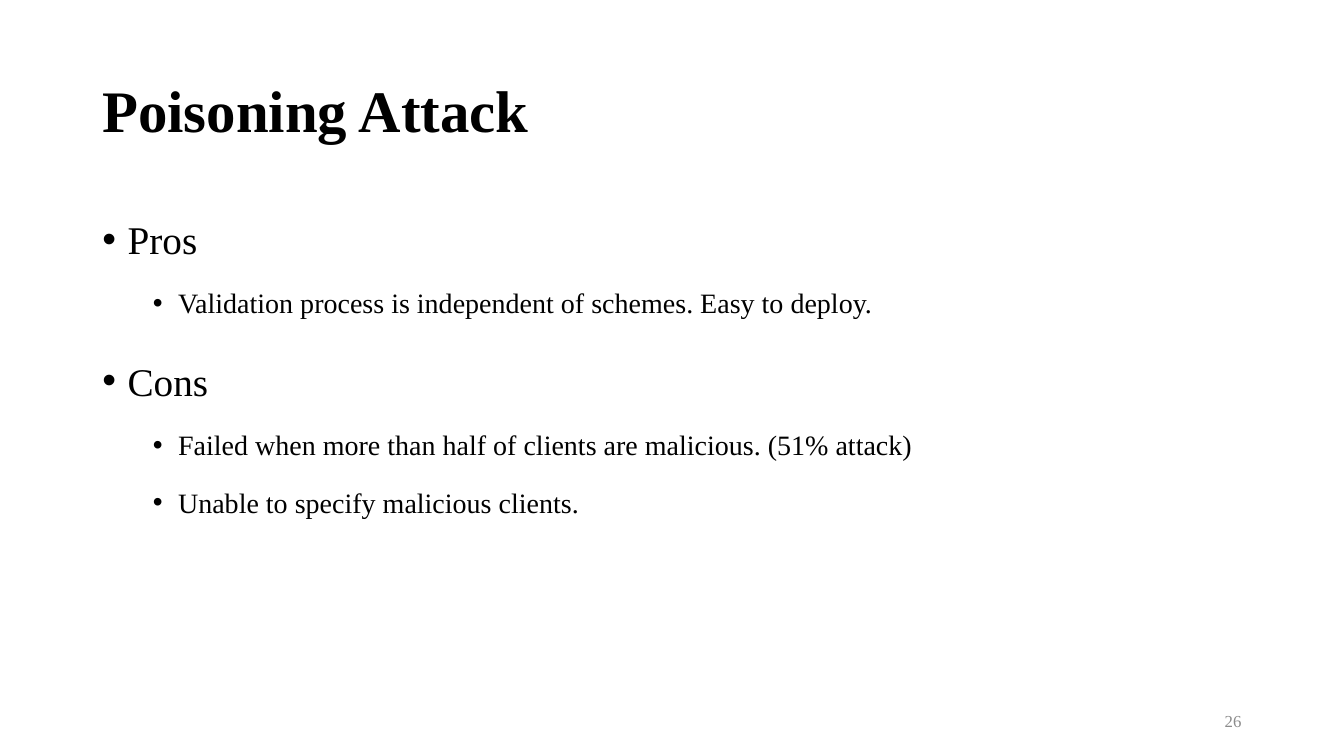
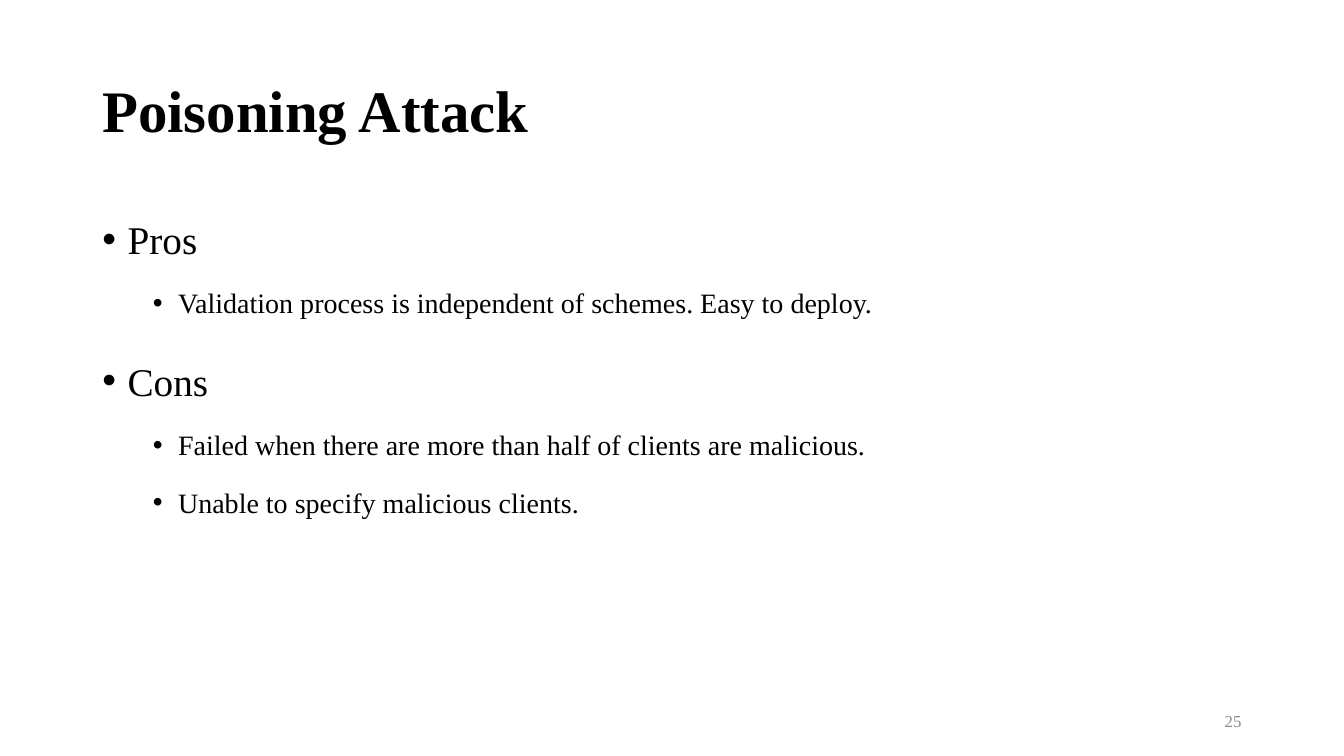
Before and after one commit to bernie6401/NTU_CNS, a slide deck: slide 25 of Final Project/Final Project.pptx (slide 26 before the commit). Drawn at 1344x756 pixels with LibreOffice and Linux fonts; fonts in the diff are those of the drawing; background and template pictures are left out. Boxes give left, top, right and bottom in pixels: in the first picture for what was removed or moved away, otherwise in the second. Text is boxed around its words. In the diff, an @@ line names an element or a change of style, - is before the commit and + after.

```diff
--- a/Final Project/Final Project.pptx
+++ b/Final Project/Final Project.pptx
@@ text at box(178, 435, 865, 456): text changed @@
-  • Failed when more than half of clients are malicious. (51% attack)
+  • Failed when there are more than half of clients are malicious.
@@ page number at box(1225, 716, 1242, 727): text changed @@
-26
+25
```
Also in this commit, not shown: 1 slide removed.
